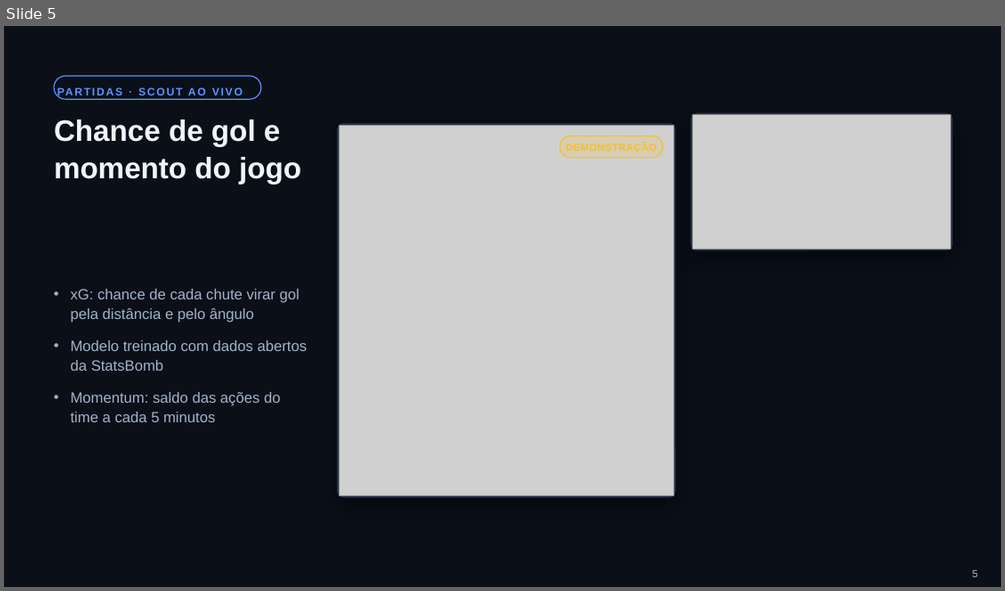
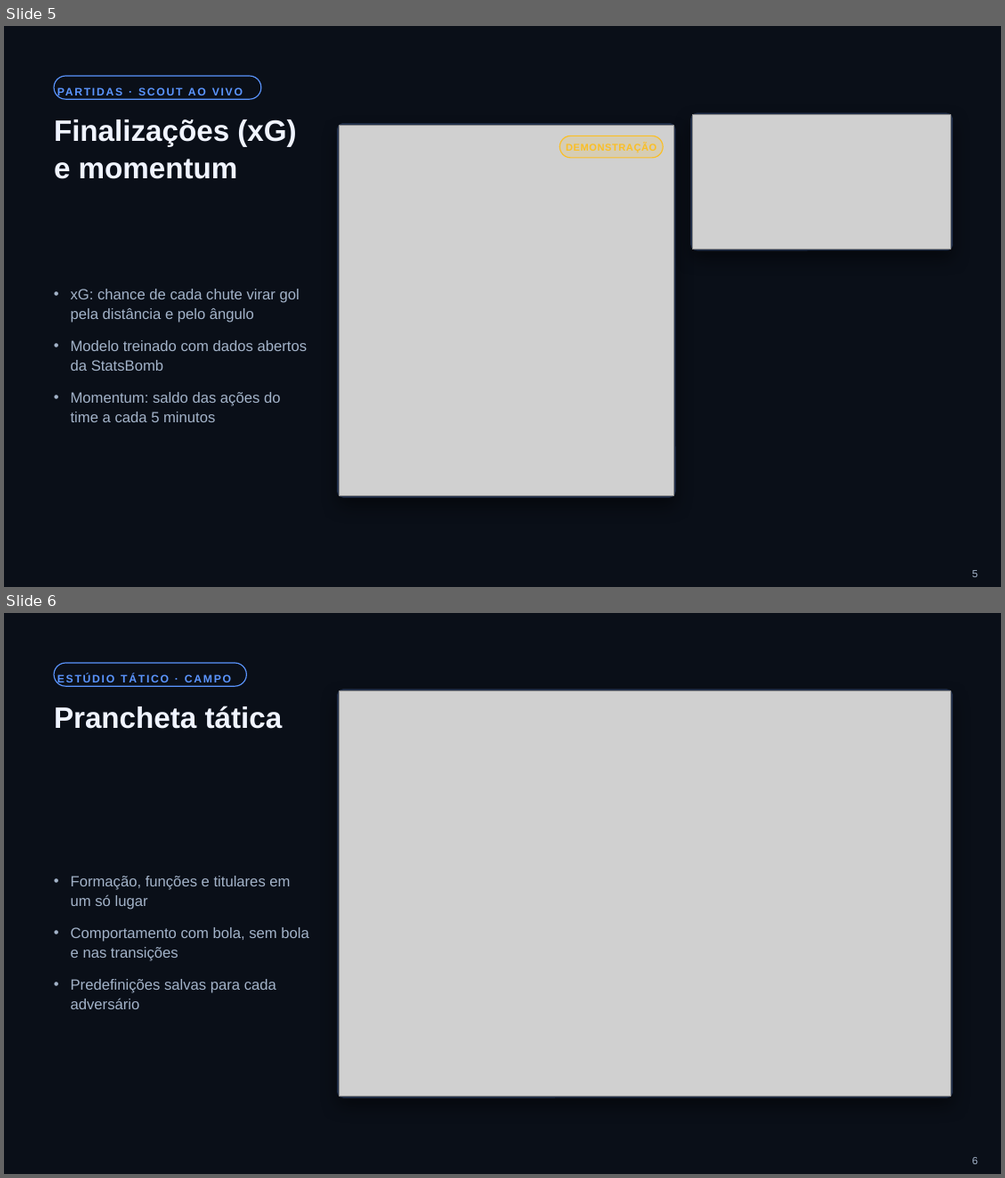
Before and after one commit to cborba733/Capixastat, a slide deck: CapixaStat_Apresentacao.pptx. Shown one above the other, each under a label of ours: slide 5 before the commit, slides 5 and 6 after it. The pictures are 1005x591 and 1005x1178 pixels, drawn with LibreOffice and Linux fonts; fonts in the diff are those of the drawing; grey boxes stand for pictures. Boxes give left, top, right and bottom in pixels: in the first picture for what was removed or moved away, otherwise in the second. Text is boxed around its words. In the diff, an @@ line names an element or a change of style, - is before the commit and + after.

```diff
--- a/CapixaStat_Apresentacao.pptx
+++ b/CapixaStat_Apresentacao.pptx
@@ slide 6 added at <box>4,613,1001,1174</box>, background #0A0F18 @@
@@ rounded rectangle added at <box>54,663,247,686</box>, fill #0A0F18, outline #5B95FF 1 pt, 10.5 pt, text #5B95FF, bold @@
+ESTÚDIO TÁTICO · CAMPO
@@ rounded rectangle added at <box>338,690,953,1097</box>, fill #24324D, outline #24324D 0.5 pt @@
@@ picture added at <box>339,690,952,1096</box> @@
@@ title added at <box>54,706,283,729</box>, 28.5 pt, text #F0F4FF, bold @@
+Prancheta tática
@@ text added at <box>71,876,308,1009</box>, 14.3 pt, text #A3B3C9 @@
+• Formação, funções e titulares em um só lugar
+• Comportamento com bola, sem bola e nas transições
+• Predefinições salvas para cada adversário
@@ page number added at <box>972,1157,978,1164</box>, 10 pt, text #A3B3C9 @@
+6
@@ slide 5 changed as well @@
@@ title at <box>54,119,296,179</box>: text changed @@
-Chance de gol e momento do jogo
+Finalizações (xG) e momentum
```
Also in this commit, not shown: 7 other slides changed, 1 other slide added, 2 slides removed, 2 other files.
